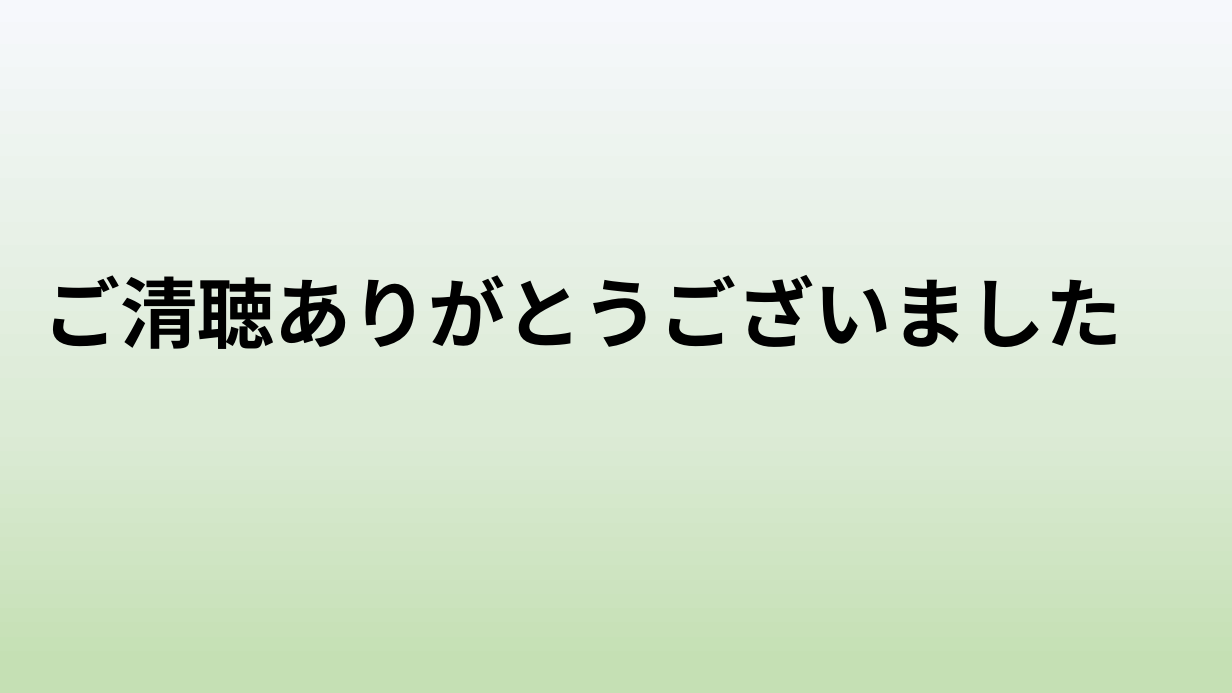
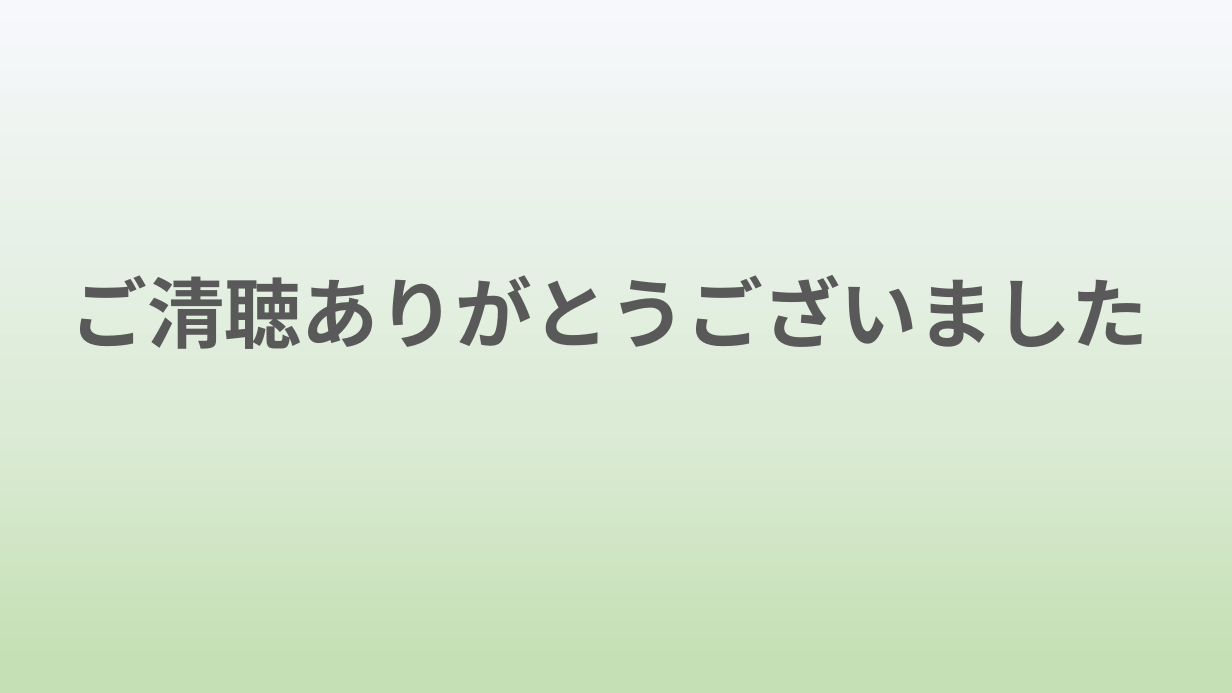
Before and after one commit to yoshitake266/bitComposer_prj, a slide deck: slide 10 of presentation/bit Composer2.pptx. Drawn at 1232x693 pixels with LibreOffice and Linux fonts; fonts in the diff are those of the drawing. Boxes give left, top, right and bottom in pixels: in the first picture for what was removed or moved away, otherwise in the second. Text is boxed around its words. In the diff, an @@ line names an element or a change of style, - is before the commit and + after.

```diff
--- a/presentation/bit Composer2.pptx
+++ b/presentation/bit Composer2.pptx
@@ title "ご清聴ありがとうございました" at <box>70,275,1148,349</box>: text colour #000000 to #595959; alignment left to centre @@
```
Also in this commit, not shown: 6 other slides changed.
